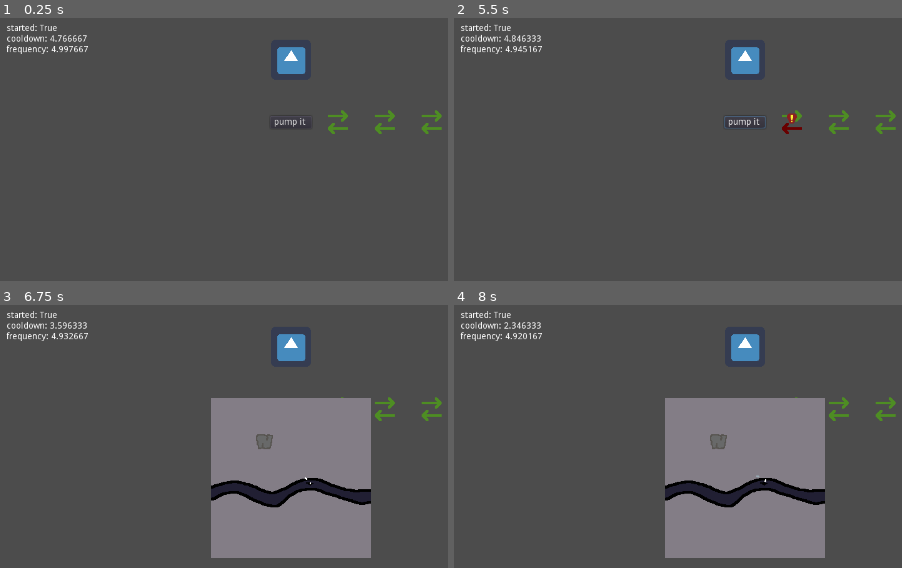
Above: before the commit, frames 1-4 (two rows, left to right).
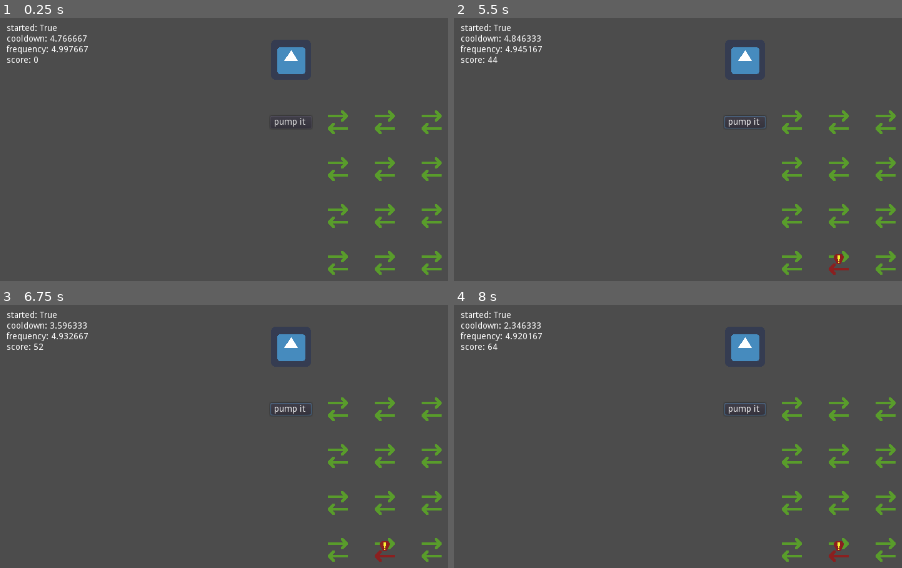
Above: after the commit, the same moments.

Repository: bitwise-aiden/gwj30
Game: Godot game, scene res://source/main.tscn
Two runs of this game, one before a commit and one after it. Both use one fixed random seed, a clock stepped at 60 frames per second and the inputs below. The engine's default icon, where the game draws it, is replaced by a stand-in: a white triangle on a blue panel in a dark square.
Inputs (mouse positions are in pixels of both pictures, inside the frame that each line leads up to):
- Up to frame 1 (0.25 s): no input
- Up to frame 2 (5.5 s): click "pump it" at 0.5 s; click "pump it" at 1.25 s; click "pump it" at 2 s; move the mouse to (790, 115) at 2.77 s; press the mouse at (790, 115) at 2.78 s; move the mouse to (839, 115) at 3.52 s; release the mouse at (839, 115) at 3.53 s; click (839, 115) at 3.6 s; move the mouse to (884, 115) at 4.27 s; press the mouse at (884, 115) at 4.28 s; move the mouse to (884, 128) at 5.02 s; release the mouse at (884, 128) at 5.03 s; click (884, 128) at 5.1 s
- Up to frame 3 (6.75 s): move the mouse to (385, 415) at 5.77 s; press the mouse at (385, 415) at 5.78 s; move the mouse to (336, 410) at 6.52 s; release the mouse at (336, 410) at 6.53 s; click (336, 410) at 6.6 s
- Up to frame 4 (8 s): move the mouse to (790, 415) at 7.27 s; press the mouse at (790, 415) at 7.28 s

The runs differ from the first frame. In frame 1, 1.4% of the frame differs, in the area x 1-99%, y 14-98%; in frame 2, 1.6%; in frame 3, 23%; in frame 4, 23%.

Commit message:
Add scoring

Diff:
--- a/source/circulation/heart.gd
+++ b/source/circulation/heart.gd
@@ -5,6 +5,7 @@
 var __limb_nodes = []
 
 
+# Lifecycle methods
 func _ready() -> void:
 	for limb in self.get_children():
 		if limb is Limb:
@@ -13,6 +14,18 @@
 	self.__button.connect("pressed", self, "__pressed")
 
 
+# Public methods
+func limb_count() -> int:
+	var count: int = 0
+
+	for limb in self.__limb_nodes:
+		if !limb.is_dead():
+			count += 1
+
+	return count
+
+
+# Private methods
 func __pressed():
 	for limb_node in self.__limb_nodes:
 		limb_node.flow(null)
--- a/source/circulation/limb.gd
+++ b/source/circulation/limb.gd
@@ -2,11 +2,13 @@
 
 
 const HEALTH_MIN: float = 0.0
-const HEALTH_MAX: float = 100.0
+const HEALTH_MAX: float = 25.0
+const HEALTH_REGEN: float = 2.5
 
-onready var __nodes: Array = self.get_children()
+onready var __timer: Timer  = $timer
 
-var _health: float = HEALTH_MAX
+var __nodes: Array = []
+var __health: float = HEALTH_MAX
 
 
 # Lifecycle methods
@@ -15,11 +17,15 @@
 
 	var previous_node = self
 
-	for node in self.__nodes:
+	for node in self.get_children():
+		if !node is CirculationNode:
+			continue
+
 		node.set_limb(self)
 
 		if previous_node:
 			previous_node.set_next_node(node)
+			self.__nodes.append(node)
 		previous_node = node
 
 	previous_node.set_next_node(self)
@@ -31,7 +37,7 @@
 
 # Public methods
 func block() -> void:
-	if self._blocked:
+	if self._blocked || self._dead:
 		return
 
 	.block()
@@ -44,10 +50,25 @@
 	if from_node == null:
 		.flow(from_node)
 	else:
-		self._update_health(5.0)
+		self._update_health(self.HEALTH_REGEN)
+
+
+func kill() -> void:
+	.kill()
+
+	for node in self.__nodes:
+		self.__timer.start(0.1)
+		yield(self.__timer, "timeout")
+		node.kill()
 
 
 # Protected methods
 func _update_health(amount: float) -> void:
-	self._health += amount
-	self._health = clamp(self._health, self.HEALTH_MIN, self.HEALTH_MAX)
+	if self._dead:
+		return
+
+	self.__health += amount
+	self.__health = clamp(self.__health, self.HEALTH_MIN, self.HEALTH_MAX)
+
+	if self.__health == self.HEALTH_MIN:
+		self.kill()
--- a/source/circulation/limb.tscn
+++ b/source/circulation/limb.tscn
@@ -1,35 +1,30 @@
-[gd_scene load_steps=4 format=2]
+[gd_scene load_steps=3 format=2]
 
 [ext_resource path="res://source/circulation/limb.gd" type="Script" id=1]
 [ext_resource path="res://source/circulation/vein.tscn" type="PackedScene" id=2]
-[ext_resource path="res://source/circulation/vein.gd" type="Script" id=3]
 
 [node name="limb" type="Node2D"]
 script = ExtResource( 1 )
 
-[node name="vein" type="Node2D" parent="." instance=ExtResource( 2 )]
+[node name="timer" type="Timer" parent="."]
+
+[node name="vein" parent="." instance=ExtResource( 2 )]
 position = Vector2( 75, -10 )
-script = ExtResource( 3 )
 
-[node name="vein2" type="Node2D" parent="." instance=ExtResource( 2 )]
+[node name="vein2" parent="." instance=ExtResource( 2 )]
 position = Vector2( 150, -10 )
-script = ExtResource( 3 )
 
-[node name="vein3" type="Node2D" parent="." instance=ExtResource( 2 )]
+[node name="vein3" parent="." instance=ExtResource( 2 )]
 position = Vector2( 225, -10 )
-script = ExtResource( 3 )
 
-[node name="vein4" type="Node2D" parent="." instance=ExtResource( 2 )]
+[node name="vein4" parent="." instance=ExtResource( 2 )]
 position = Vector2( 225, 10 )
 rotation = 3.14159
-script = ExtResource( 3 )
 
-[node name="vein5" type="Node2D" parent="." instance=ExtResource( 2 )]
+[node name="vein5" parent="." instance=ExtResource( 2 )]
 position = Vector2( 150, 10 )
 rotation = 3.14159
-script = ExtResource( 3 )
 
-[node name="vein6" type="Node2D" parent="." instance=ExtResource( 2 )]
+[node name="vein6" parent="." instance=ExtResource( 2 )]
 position = Vector2( 75, 10 )
 rotation = 3.14159
-script = ExtResource( 3 )
--- a/source/circulation/node.gd
+++ b/source/circulation/node.gd
@@ -2,6 +2,7 @@
 
 
 var _blocked: bool = false
+var _dead: bool = false
 var _limb: CirculationNode = null
 var _next_node: CirculationNode = null
 var _previous_node: CirculationNode = null
@@ -19,6 +20,14 @@
 
 func is_blocked() -> bool:
 	return self._blocked
+
+
+func is_dead() -> bool:
+	return self._dead
+
+
+func kill() -> void:
+	self._dead = true
 
 
 func set_limb(node: CirculationNode) -> void:
--- a/source/circulation/vein.gd
+++ b/source/circulation/vein.gd
@@ -1,4 +1,10 @@
 class_name Vein extends CirculationNode
+
+
+export(Color) var color_normal = Color("5a9d2c")
+export(Color) var color_flowing = Color("6abe30")
+export(Color) var color_blocked = Color("8c2020")
+export(Color) var color_dead = Color("3e3e3e")
 
 
 onready var __areas: Array = [
@@ -14,18 +20,17 @@
 
 # Lifecycle methods
 func _ready() -> void:
-	self.__sprite.modulate = Color.gray
+	self.__sprite.modulate = self.color_normal
 
 
 func _process(delta: float) -> void:
 	self.__handle_block()
 
 
-
 # Public Methods
 func block() -> void:
 	.block()
-	self.__sprite.modulate = Color.red
+	self.__sprite.modulate = self.color_blocked
 
 	self.__hazard.visible = true
 	self.__hazard.rotation = -self.global_rotation
@@ -36,10 +41,10 @@
 
 
 func flow(from_node: CirculationNode) -> void:
-	if self._blocked:
+	if self._blocked || self._dead:
 		return
 
-	self.__sprite.modulate = Color.white
+	self.__sprite.modulate = self.color_flowing
 
 	self.__timer.start(0.1)
 	yield(self.__timer, "timeout")
@@ -50,16 +55,25 @@
 	self.__timer.start(0.1)
 	yield(self.__timer, "timeout")
 
-	if !self._blocked:
-		self.__sprite.modulate = Color.gray
+	if !self._blocked && !self._dead:
+		self.__sprite.modulate = self.color_normal
+
+
+func kill() -> void:
+	.kill()
+
+	self.unblock()
+	self.__sprite.modulate = self.color_dead
+
 
 
 func unblock() -> void:
 	.unblock()
 
 	self.__hazard.visible = false
-	self.__sprite.modulate = Color.gray
 
+	if !self._blocked && !self._dead:
+		self.__sprite.modulate = self.color_normal
 
 	for area in self.__areas:
 		area.input_pickable = false
--- a/source/main.gd
+++ b/source/main.gd
@@ -7,23 +7,28 @@
 onready var __timer: Timer = $timer
 onready var __minigames: Array = $mini_games.get_children()
 onready var __blockables: Array = self.get_tree().get_nodes_in_group("blockable")
+onready var __heart = $heart
 
 var __event_cooldown: float = self.EVENT_COOLDOWN_INITIAL
 var __event_frequency: float = self.EVENT_FREQUENCY_INITIAL
 
 var __started: bool
 
+var __score: int = 0
 
+
+# Lifecycle methods
 func _ready() -> void:
 	randomize()
 	self.__start()
 
 
 func _process(delta: float) -> void:
-	$text.text = "started: %s\ncooldown: %f\nfrequency: %f" % [
+	$text.text = "started: %s\ncooldown: %f\nfrequency: %f\nscore: %d" % [
 		self.__started,
 		self.__event_cooldown,
-		self.__event_frequency
+		self.__event_frequency,
+		self.__score
 	]
 
 	if !self.__started:
@@ -37,9 +42,23 @@
 	self.__event_frequency = max(0.0, self.__event_frequency - delta * 0.01)
 
 
+# Private methods
+func __score() -> void:
+	var limb_count: int = self.__heart.limb_count()
+
+	if limb_count == 0:
+		# TODO: End game
+		return
+
+	self.__score += limb_count
+
 func __start() -> void:
-	# TODO: timer stuff / countdown
 	self.__started = true
+
+
+	self.__timer.one_shot = false
+	self.__timer.start(0.5)
+	self.__timer.connect("timeout", self, "__score")
 
 
 func __trigger_event() -> void:
--- a/source/main.tscn
+++ b/source/main.tscn
@@ -29,4 +29,13 @@
 
 [node name="limb" parent="heart" instance=ExtResource( 3 )]
 
+[node name="limb2" parent="heart" instance=ExtResource( 3 )]
+position = Vector2( 0, 75 )
+
+[node name="limb3" parent="heart" instance=ExtResource( 3 )]
+position = Vector2( 0, 150 )
+
+[node name="limb4" parent="heart" instance=ExtResource( 3 )]
+position = Vector2( 0, 225 )
+
 [node name="mini_games" parent="." instance=ExtResource( 8 )]
Binary file changed: assets/art/vein.png
